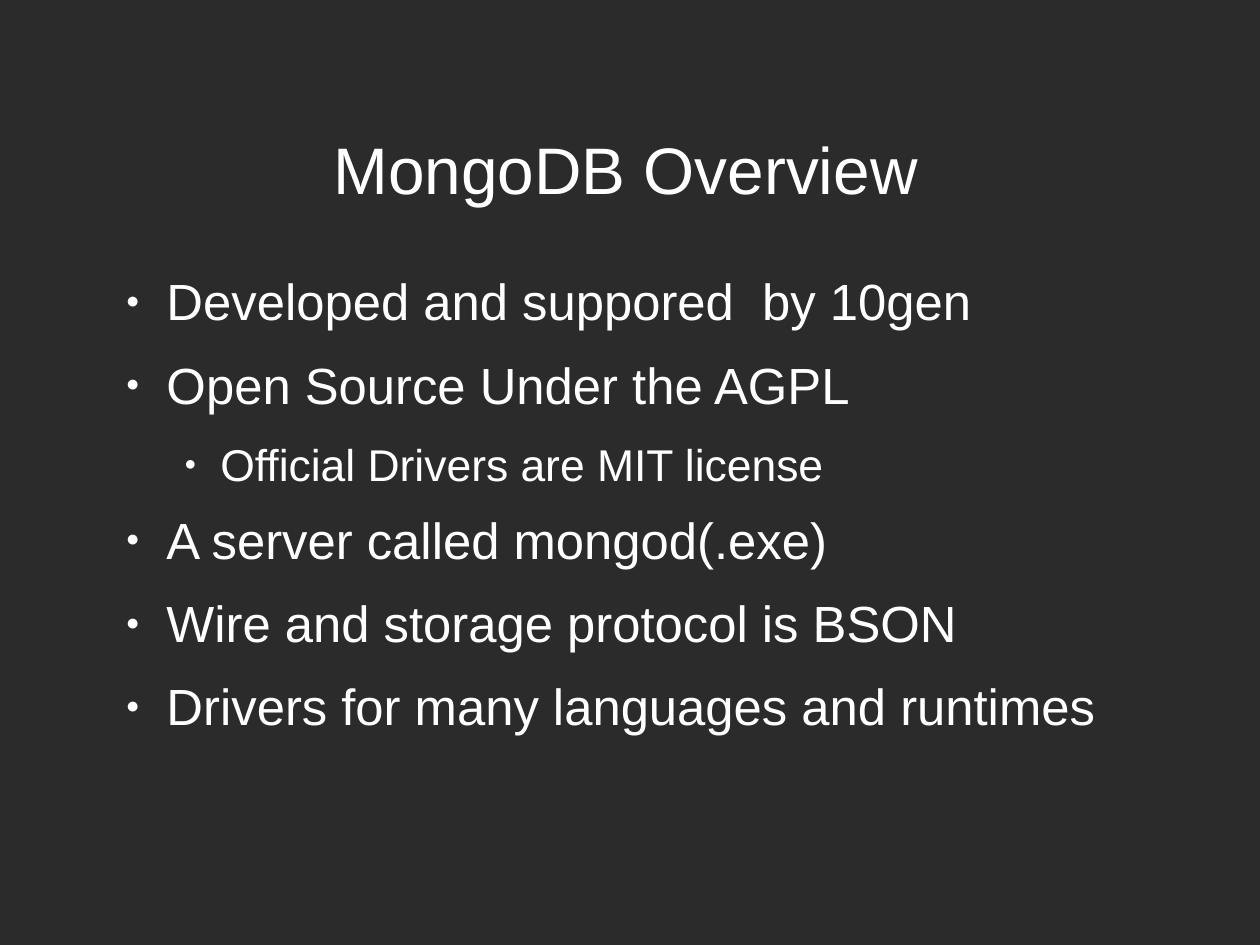
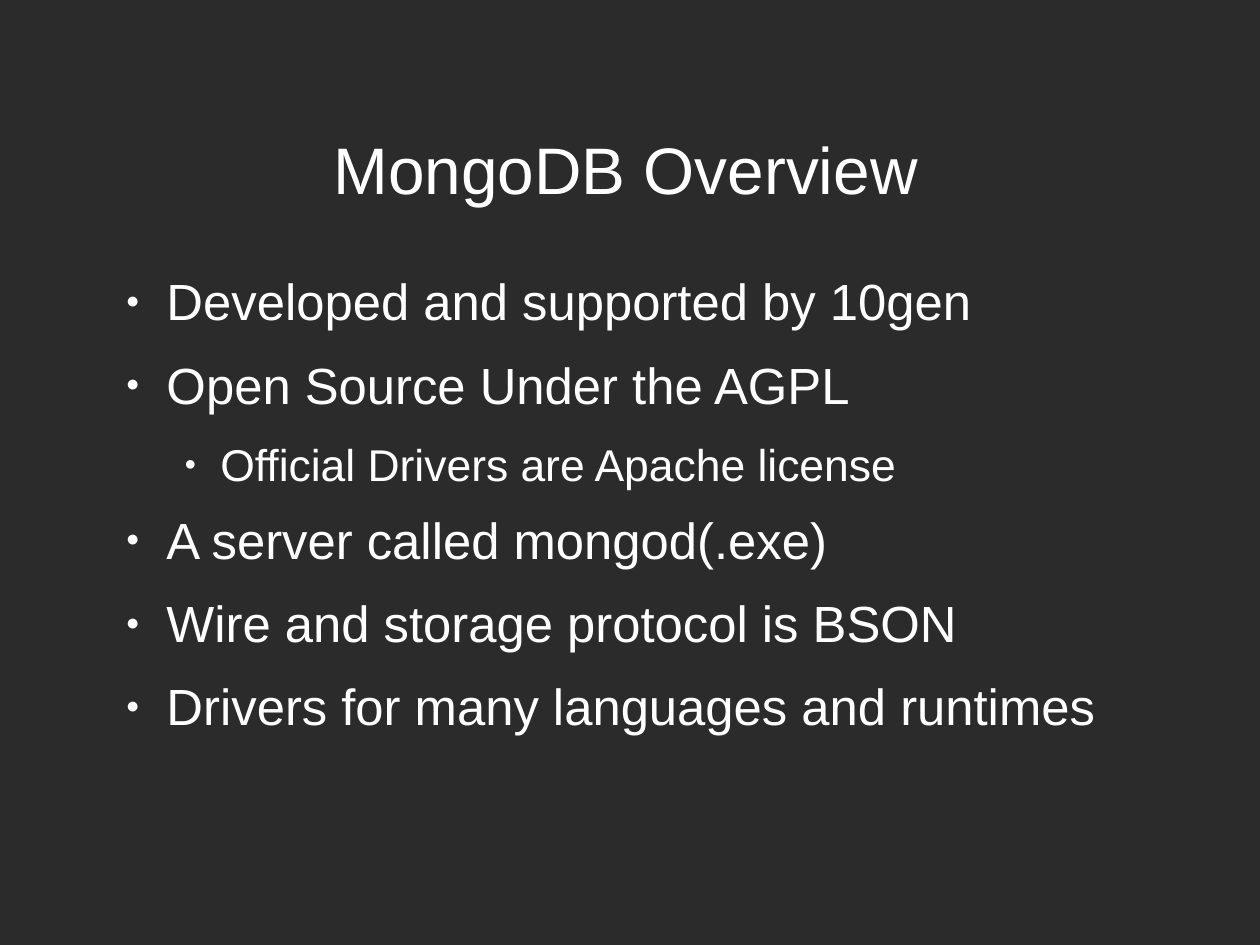
Before and after one commit to zippy1981/NYC-PowerShell-October-2011, a slide deck: slide 7 of NYC Powershell.odp. Drawn at 1260x945 pixels with LibreOffice and Linux fonts; fonts in the diff are those of the drawing; background and template pictures are left out; a plain dark background stands for a picture behind light text. Boxes give left, top, right and bottom in pixels: in the first picture for what was removed or moved away, otherwise in the second. Text is boxed around its words. In the diff, an @@ line names an element or a change of style, - is before the commit and + after.

```diff
--- a/NYC Powershell.odp
+++ b/NYC Powershell.odp
@@ text at [166,283,971,331]: text changed @@
-● Developed and suppored by 10gen
+● Developed and supported by 10gen
@@ text at [220,448,896,490]: text changed @@
-  ● Official Drivers are MIT license
+  ● Official Drivers are Apache license
```
Also in this commit, not shown: 2 other slides changed.
